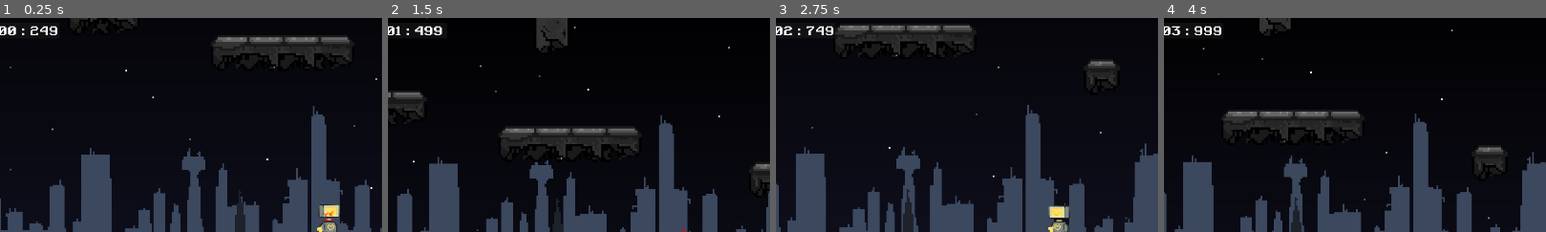
Above: before the commit, frames 1-4 (left to right).
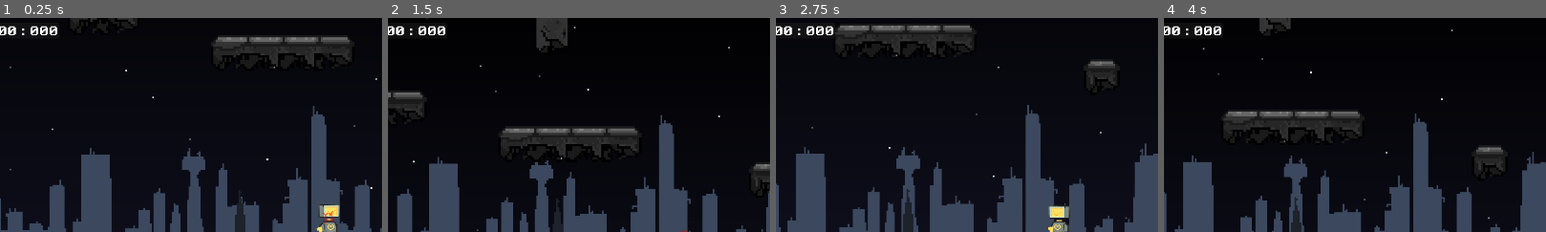
Above: after the commit, the same moments.

Repository: BenjaminWootten/speedjam-4
Game: Godot game, scene res://levels/level_1.tscn
The game is run twice, just before and just after one commit, with the same random seed, the same clock (stepped at 60 frames per second) and the same inputs.
Inputs (mouse positions are % of the whole screen's width and height, from its top left):
- Up to frame 1 (0.25 s): no input
- Up to frame 2 (1.5 s): move the mouse to (72, 45) at 0.52 s; hold D (right) from 0.53 s (still down); click (72, 45) at 0.6 s; tap W (up) at 0.77 s; move the mouse to (30, 55) at 1.27 s; click (30, 55) at 1.35 s
- Up to frame 3 (2.75 s): tap W (up) at 1.52 s; move the mouse to (60, 28) at 2.02 s; release D (right) at 2.03 s; hold A (left) from 2.03 s (still down); click (60, 28) at 2.1 s
- Up to frame 4 (4 s): move the mouse to (45, 70) at 2.77 s; release A (left) at 2.78 s; hold D (right) from 2.78 s (still down); click (45, 70) at 2.85 s; tap W (up) at 3.02, 3.77 s; move the mouse to (80, 65) at 3.52 s; click (80, 65) at 3.6 s
The pictures show only the part of the screen within x 7-57%, y 3-53%; the shares and areas given below are measured in that part.

The runs differ from the first frame. In frame 1, 0.1% of the frame differs, in the area x 8-15%, y 3-9%; in frame 2, 0.4%, in the area x 2-15%, y 3-9%; in frame 3, 0.1%; in frame 4, 0.1%.
Error after the commit: Invalid access to property or key 'timer_on' on a base object of type 'Node (scorekeeper.gd)'. (res://UI/timer.gd:6)

Commit message:
began save and leaderboard system

Diff:
--- a/UI/timer.gd
+++ b/UI/timer.gd
@@ -1,13 +1,14 @@
 extends Label
 
-var time = 0
+@onready var scorekeeper = Scorekeeper
 
 func _process(delta):
-	time += delta
+	if scorekeeper.timer_on:
+		scorekeeper.time += delta
 
-	var milisecs = fmod(time, 1) * 1000
-	var secs = fmod(time, 60)
-	var mins = fmod(time, 60*60) / 60
+		var milisecs = fmod(scorekeeper.time, 1) * 1000
+		var secs = fmod(scorekeeper.time, 60)
+		var mins = fmod(scorekeeper.time, 60*60) / 60
 
-	var time_passed = "%02d : %02d : %03d" % [mins, secs, milisecs]
-	text = time_passed
+		var time_passed = "%02d : %02d : %03d" % [mins, secs, milisecs]
+		text = time_passed
--- a/project.godot
+++ b/project.godot
@@ -14,6 +14,10 @@
 run/main_scene="res://levels/level_1.tscn"
 config/features=PackedStringArray("4.2", "Forward Plus")
 config/icon="res://icon.svg"
+
+[autoload]
+
+Scorekeeper="*res://scorekeeper.gd"
 
 [display]
 
--- /dev/null
+++ b/scorekeeper.gd
@@ -0,0 +1,21 @@
+extends Node
+
+const SAVE_PATH = "user://times.save"
+
+class Score:
+	var name: String
+	var score: String
+
+var game_data = {
+	"scores" : [],
+	"level" : 1
+}
+
+func save_data():
+	var file = FileAccess.open(SAVE_PATH, FileAccess.WRITE)
+	file.store_var(game_data)
+
+func load_data():
+	if FileAccess.file_exists(SAVE_PATH):
+		var file = FileAccess.open(SAVE_PATH, FileAccess.READ)
+		file.get_var(game_data)
